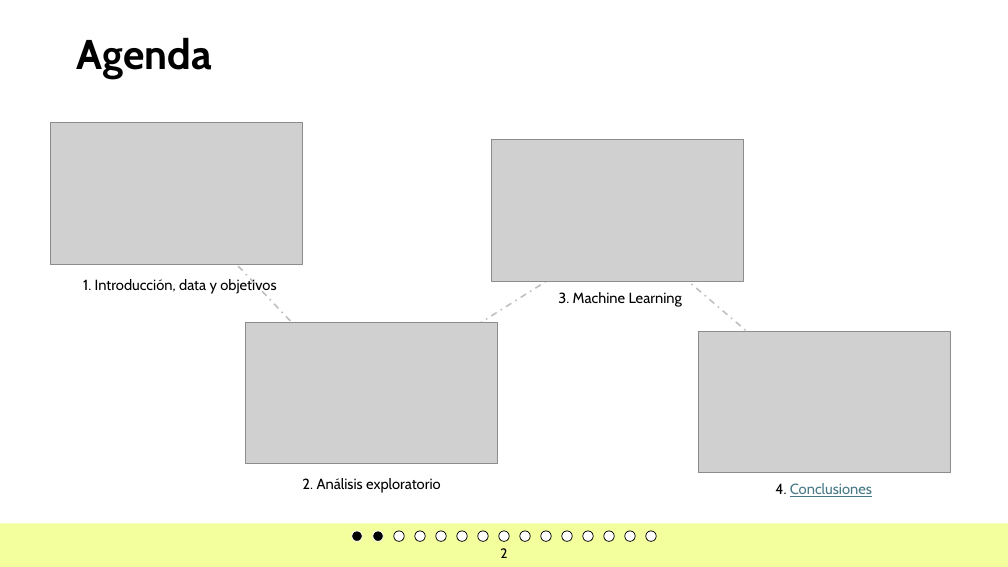
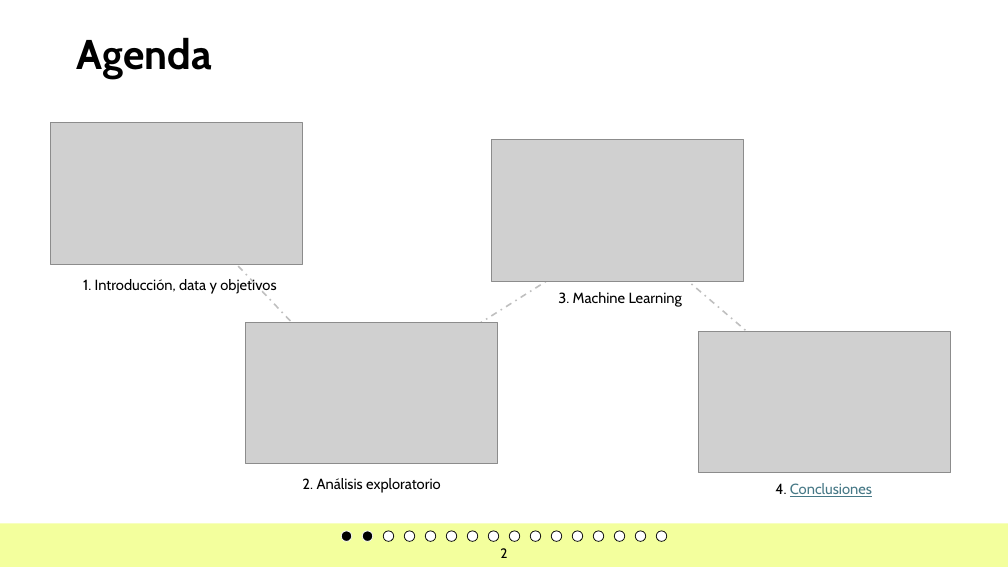
Before and after one commit to JoseChirif/Estudios-y-empleabilidad-Encuesta-kaggle, a slide deck: slide 2 of Estudios y empleabilidad.pptx. Drawn at 1008x567 pixels with LibreOffice and Linux fonts; fonts in the diff are those of the drawing; grey boxes stand for pictures; background and template pictures are left out. Boxes give left, top, right and bottom in pixels: in the first picture for what was removed or moved away, otherwise in the second. Text is boxed around its words. In the diff, an @@ line names an element or a change of style, - is before the commit and + after.

```diff
--- a/Estudios y empleabilidad.pptx
+++ b/Estudios y empleabilidad.pptx
@@ ellipse added at bbox=[341, 531, 352, 541], fill #000000, outline #FFFFFF 0.71 pt @@
@@ ellipse added at bbox=[362, 531, 373, 541], fill #000000, outline #FFFFFF 0.71 pt @@
@@ ellipse: place and size @@
-ellipse at bbox=[625, 531, 635, 541]
+ellipse at bbox=[383, 531, 394, 541]
@@ ellipse: place and size @@
-ellipse at bbox=[604, 531, 615, 541]
+ellipse at bbox=[405, 531, 415, 541]
@@ ellipse: place and size @@
-ellipse at bbox=[583, 531, 594, 541]
+ellipse at bbox=[425, 531, 436, 541]
@@ ellipse at bbox=[446, 531, 457, 541]: fill #000000 to #FFFFFF; outline #FFFFFF 0.71 pt to #000000 0.71 pt @@
@@ 11 ellipses: place and size @@
-11 ellipses at bbox=[352, 531, 572, 541]
+11 ellipses at bbox=[446, 531, 667, 541]
@@ ellipse at bbox=[467, 531, 478, 541]: fill #000000 to #FFFFFF; outline #FFFFFF 0.71 pt to #000000 0.71 pt @@
@@ ellipse removed at bbox=[646, 531, 656, 541] @@
```
Also in this commit, not shown: 15 other slides changed, 1 slide added, 1 other file.
